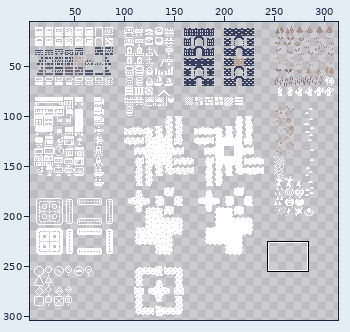
A sprite sheet gets an edit: assets/GRAPHICS/Bountiful-Bits-v-3.1/Bountiful-Bits-10x10-v-3.1/1-Bit/no-background/Full-no-bg-palette.png. Above: a wide view before the commit, with the close-up outlined.
Close-up. First the earlier version:
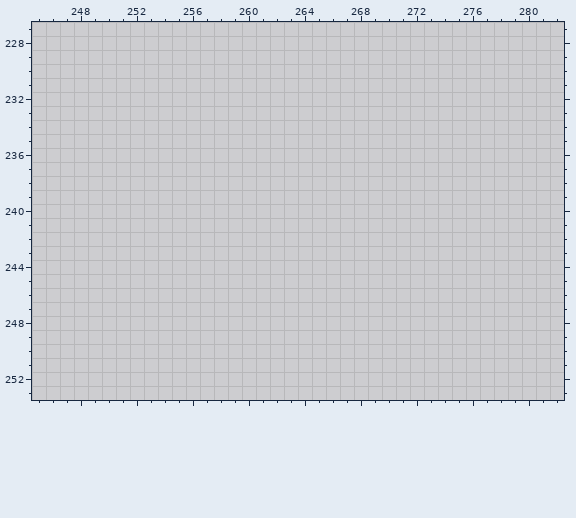
The file is 320x310 pixels. Shown: x 245..282, y 227..253. The wide view leaves out empty margins.
The result:
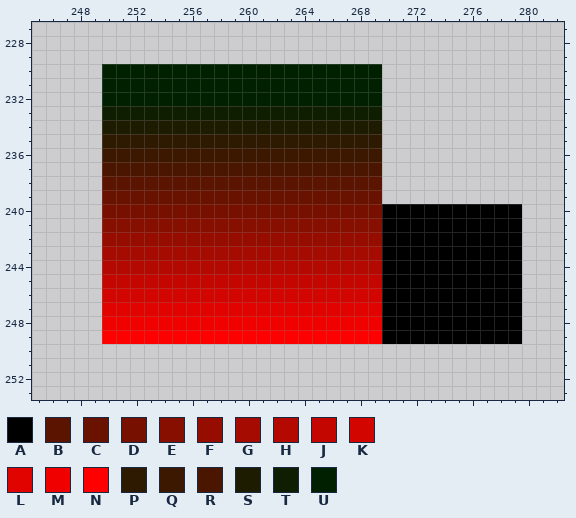
Palette (. is transparent): A #000000  B #5a1400  C #691200  D #781000  E #870f00  F #960d00  G #a50b00  H #b40900  J #c30700  K #d20500  L #e10300  M #f00100  N #ff0000  P #2d1a00  Q #3c1800  R #4b1600  S #1e1c00  T #0f1e00  U #002000
From old to new:
@@ x 245..282 @@
 229 ......................................
-230 ......................................
-231 ......................................
-232 ......................................
-233 ......................................
-234 ......................................
-235 ......................................
-236 ......................................
-237 ......................................
-238 ......................................
-239 ......................................
-240 ......................................
-241 ......................................
-242 ......................................
-243 ......................................
-244 ......................................
-245 ......................................
-246 ......................................
-247 ......................................
-248 ......................................
-249 ......................................
+230 .....UUUUUUUUUUUUUUUUUUUU.............
+231 .....UUUUUUUUUUUUUUUUUUUU.............
+232 .....UUUUUUUUUUUUUUUUUUUU.............
+233 .....TTTTTTTTTTTTTTTTTTTT.............
+234 .....SSSSSSSSSSSSSSSSSSSS.............
+235 .....PPPPPPPPPPPPPPPPPPPP.............
+236 .....QQQQQQQQQQQQQQQQQQQQ.............
+237 .....RRRRRRRRRRRRRRRRRRRR.............
+238 .....BBBBBBBBBBBBBBBBBBBB.............
+239 .....CCCCCCCCCCCCCCCCCCCC.............
+240 .....DDDDDDDDDDDDDDDDDDDDAAAAAAAAAA...
+241 .....EEEEEEEEEEEEEEEEEEEEAAAAAAAAAA...
+242 .....FFFFFFFFFFFFFFFFFFFFAAAAAAAAAA...
+243 .....GGGGGGGGGGGGGGGGGGGGAAAAAAAAAA...
+244 .....HHHHHHHHHHHHHHHHHHHHAAAAAAAAAA...
+245 .....JJJJJJJJJJJJJJJJJJJJAAAAAAAAAA...
+246 .....KKKKKKKKKKKKKKKKKKKKAAAAAAAAAA...
+247 .....LLLLLLLLLLLLLLLLLLLLAAAAAAAAAA...
+248 .....MMMMMMMMMMMMMMMMMMMMAAAAAAAAAA...
+249 .....NNNNNNNNNNNNNNNNNNNNAAAAAAAAAA...
 250 ......................................
Where, in picture pixels (left, top, right, bottom), the same in both close-ups:
added: (102, 64, 522, 344)
